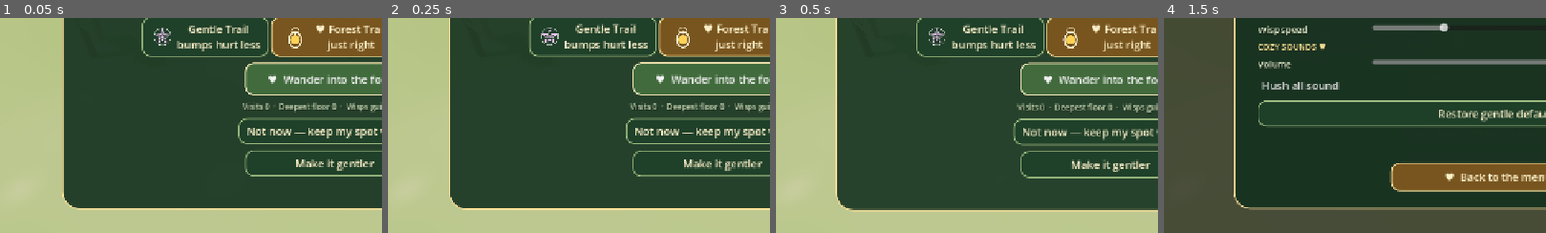
Above: before the commit, frames 1-4 (left to right).
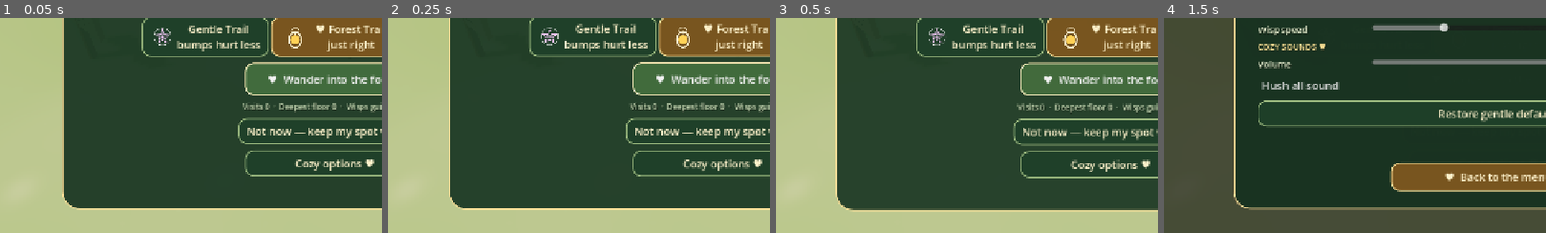
Above: after the commit, the same moments.

Repository: mlibre/beauty-forest
Game: Godot game, scene res://scenes/main.tscn
Same seed, same stepped clock (60 frames per second), same inputs: the game is played once before the commit and once after it.
Inputs (mouse positions are % of the whole screen's width and height, from its top left):
- Up to frame 1 (0.05 s): no input
- Up to frame 2 (0.25 s): no input
- Up to frame 3 (0.5 s): no input
- Up to frame 4 (1.5 s): click (50, 84) at 0.5 s, where only the run before the commit has a clickable "Make it gentler"; tap Enter (ui_accept) at 1.25 s; move the mouse to (72, 45) at 1.27 s; hold D (bf_right) from 1.28 s (still down); tap Shift (bf_dash) at 1.35 s; click (72, 45) at 1.42 s
The pictures show only the part of the screen within x 6-56%, y 50-100%; the shares and areas given below are measured in that part.

The runs differ from the first frame. In frame 1, 0.6% of the frame differs, in the area x 77-98%, y 65-72%; in frame 2, 0.6%; in frame 3, 0.6%; in frame 4, less than 0.1%.

Commit message:
fix(options): one settings panel answered to 'Cozy options' in the key line and 'Make it gentler' on the button beside it -- two names for one door on the same screen; every card that opens it now uses the name the key line taught

Diff:
--- a/scripts/game_ui_screens.gd
+++ b/scripts/game_ui_screens.gd
@@ -142,7 +142,7 @@
     # had no way to reach the gentler-forest panel before starting: zero entry
     # points on this screen. Offer it here, next to the leave button it pairs
     # with, and let the director hand the menu back on close.
-    var cozy := _button("Make it gentler", false)
+    var cozy := _button("Cozy options ♥", false)
     cozy.custom_minimum_size = Vector2(300, 44)
     cozy.tooltip_text = "Reduce hits, calm the wobble, and turn up the contrast before you begin."
     cozy.pressed.connect(func(): settings_open_requested.emit())
@@ -220,7 +220,7 @@
     _overlay_content.add_child(_walker_summary())
     _overlay_content.add_child(_spacer(14))
     _overlay_content.add_child(_centered_button("♥  Keep wandering", true, func(): resume_requested.emit()))
-    _overlay_content.add_child(_centered_button("Make it gentler", false, func(): settings_open_requested.emit()))
+    _overlay_content.add_child(_centered_button("Cozy options ♥", false, func(): settings_open_requested.emit()))
     _overlay_content.add_child(_centered_button("Start a fresh walk", false, func(): restart_requested.emit(false)))
     # The title used to be a one-visit room: nothing anywhere returned to it,
     # so the style trails and the front door were reachable exactly once per
--- a/scripts/main.gd
+++ b/scripts/main.gd
@@ -443,7 +443,7 @@
         mode = Mode.PAUSED
         ui.show_pause(meta)
     elif previous_mode == Mode.MENU:
-        # Came here straight from the menu's "Make it gentler": hand the menu
+        # Came here straight from the menu's "Cozy options" button: hand the menu
         # back rather than closing every panel, which would leave the player
         # staring at an empty screen instead of the one they opened from.
         _show_menu()
--- a/tests/regression_options.gd
+++ b/tests/regression_options.gd
@@ -38,8 +38,30 @@
 	await _check_bump_softness_drags_toward_softness()
 	await _check_accessibility_toggles_name_what_they_change()
 	await _check_vitals_follow_the_accessibility_settings()
+	await _check_the_settings_door_has_one_name(game)
 
 	finish(game, "BEAUTY_FOREST_OPTIONS")
+
+func _check_the_settings_door_has_one_name(game: Node) -> void:
+	## The same panel was "Cozy options" in the key line and "Make it gentler"
+	## on the pause card -- two names for one screen, ON THE SAME SCREEN, and
+	## a player matching the key line's words to a button could not. The door
+	## is named what the key line calls it now, on every card that opens it.
+	game.ui.close_panels()
+	game.ui.show_pause(game.meta)
+	await frames(4)
+	var named := 0
+	var wrong := 0
+	for node in game.ui._overlay_content.find_children("*", "Button", true, false):
+		var button := node as Button
+		if button == null:
+			continue
+		if "Cozy options" in button.text:
+			named += 1
+		elif "gentler" in button.text:
+			wrong += 1
+	ok(named == 1 and wrong == 0,
+			"the pause card's settings door is not singularly named: cozy=%d gentler=%d" % [named, wrong])
 
 func _check_vitals_follow_the_accessibility_settings() -> void:
 	## The vitals ring, sparkle count and charm sockets drew with whatever flags
